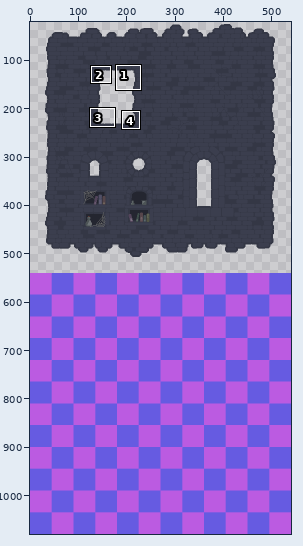
Pixel-art file, stored at Assets/Textures/tilesets/pebble/Marble/marble-background-tiles.aseprite. Above, an overview of the earlier version with the close-up marked.
Close-up. Before the commit:
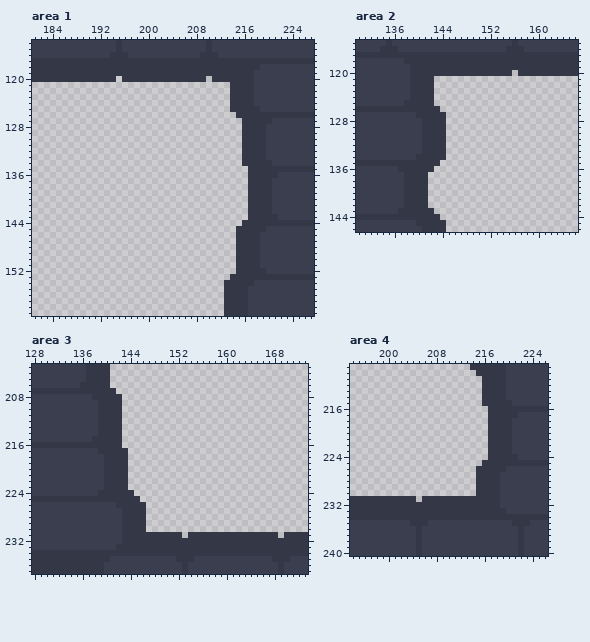
540x1080 pixels, 1 frame. Colours within 5 levels of each other are drawn and written as one. Shown: area 1: x 181..227, y 114..159; area 2: x 130..166, y 115..146; area 3: x 128..173, y 203..237; area 4: x 194..226, y 209..240. The wide view leaves out empty margins. The commit also changed other parts of the picture, which this record leaves out.
The same view after the edit:
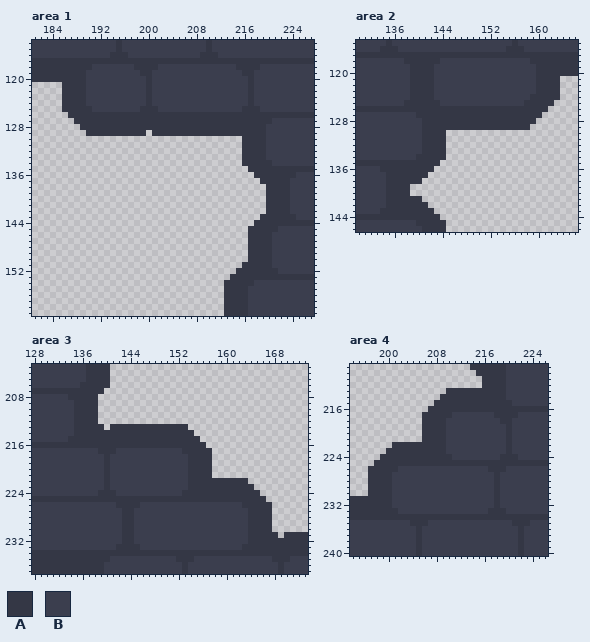
Palette (. is transparent): A #343745  B #3b3e4e
The exact change:
layer "Layer 1" removed
Changed rows in their new state; - is an unchanged pixel.
Area 1, layer "Layer 3":
first column x 186:
118 -----BBBBBBB----BBBBBBBBBBBBB--
119 ----BBBBBBBBB--BBBBBBBBBBBBBBB-
120 ----BBBBBBBBBB-BBBBBBBBBBBBBBBB
121 AAAABBBBBBBBBBABBBBBBBBBBBBBBBB
122 AAAABBBBBBBBBBABBBBBBBBBBBBBBBB
123 AAAABBBBBBBBBBABBBBBBBBBBBBBBBB
124 AAAABBBBBBBBBBABBBBBBBBBBBBBBBB
125 AAAAABBBBBBBBAAABBBBBBBBBBBBBB-
126 -AAAAAAAAAAAAAAAAAAAAAAAAAAAA--
127 --AAAAAAAAAAAAAAAAAAAAAAAAAAAA-
128 ---AAAAAAAAAAAAAAAAAAAAAAAAAAA-
129 ----AAAAAAAAAA-AAAAAAAAAAAAAAA-
first column x 215:
136 --.----AAA
137 --..--AAA-
138 --...-AAA-
139 --...-AAA-
140 --...-AAA-
141 --...-AAA-
142 --...-AAA-
143 --..---AAA
144 -..-------
145 ..---AA---
146 ..--AA----
147 ..--AA----
148 ..--AA----
149 ..--AA----
150 ..--AA----
151 .---AA----
152 -----AA---
Area 2, layer "Layer 3":
first column x 143:
118 -BBBBBBBBBBBBBBB-----
119 BBBBBBBBBBBBBBBBB----
120 BBBBBBBBBBBBBBBBB----
121 BBBBBBBBBBBBBBBBBAAAA
122 BBBBBBBBBBBBBBBBBAAAA
123 BBBBBBBBBBBBBBBBBAAAA
124 BBBBBBBBBBBBBBBBAAAAA
125 ABBBBBBBBBBBBBBAAAAA-
126 -AAAAAAAAAAAAAAAAAA--
127 --AAAAAAAAAAAAAAAA---
128 --AAAAAAAAAAAAAAA----
129 --AAAAAAAAAAAAAA-----
first column x 134:
136 AAA-----
137 -AAA----
138 -AAA---.
139 -AAA-...
140 -AAA-...
141 -AAA---.
142 -AAA----
143 AAA-----
Area 3, layer "Layer 3":
first column x 134:
207 ------..--------------------------
208 AAAA-....-------------------------
209 -AAAA....-------------------------
210 -AAAA....-------------------------
211 -AAAA....-------------------------
212 -AAAA....-------------------------
213 -AAAA-.--AAAAAAAAAAA--------------
214 -AAAA----AAAAAAAAAAAA-------------
215 AAAA-----AAAAAAAAAAAAA------------
216 ---------AAAAAAAAAAAAAA-----------
217 --------BBBBBBBBBBBAAAAA----------
218 -------BBBBBBBBBBBBBAAAA----------
219 -------BBBBBBBBBBBBBAAAA----------
220 -------BBBBBBBBBBBBBAAAA----------
221 -------BBBBBBBBBBBBBAAAA----------
222 -------BBBBBBBBBBBBBAAAAAAAAAA----
223 -------BBBBBBBBBBBBBAAAAAAAAAAA---
224 --------BBBBBBBBBBBAAAAAAAAAAAAA--
225 ------------AAAAAAAAAAAAAAAAAAAAA-
226 ------------BBBBBBBBBBBBBBBBBAAAAA
227 -----------BBBBBBBBBBBBBBBBBBBAAAA
228 -----------BBBBBBBBBBBBBBBBBBBAAAA
229 -----------BBBBBBBBBBBBBBBBBBBAAAA
230 -----------BBBBBBBBBBBBBBBBBBBAAAA
231 -----------BBBBBBBBBBBBBBBBBBB----
232 -----------BBBBBBBBBBBBBBBBBBB----
233 ------------BBBBBBBBBBBBBBBBB-----
Area 4, layer "Layer 3":
first column x 197:
213 -------------AAAAAA----
214 ------------AAAAAAA----
215 -----------AAAAAAAA----
216 ----------AAAAAAAAAA---
217 ---------AAAAABBBBBBB--
218 ---------AAAABBBBBBBBB-
219 ---------AAAABBBBBBBBBB
220 ---------AAAABBBBBBBBBB
221 ---------AAAABBBBBBBBBB
222 ----AAAAAAAAABBBBBBBBBB
223 ---AAAAAAAAAABBBBBBBBBB
224 --AAAAAAAAAAAABBBBBBBB-
225 -AAAAAAAAAAAAAAAAAA----
226 AAAAABBBBBBBBBBBBBBB---
227 AAAABBBBBBBBBBBBBBBBB--
228 AAAABBBBBBBBBBBBBBBBB--
229 AAAABBBBBBBBBBBBBBBBB--
230 AAAABBBBBBBBBBBBBBBBB--
231 ----BBBBBBBBBBBBBBBBB--
232 ----BBBBBBBBBBBBBBBBB--
233 -----BBBBBBBBBBBBBBB---
Boxes around the changes in both close-ups, in picture pixels (x1, y1, x2, y2):
changed: (62, 64, 248, 136)
changed: (236, 172, 296, 274)
changed: (434, 58, 560, 130)
changed: (380, 166, 428, 214)
changed: (68, 388, 272, 550)
changed: (368, 388, 506, 514)
